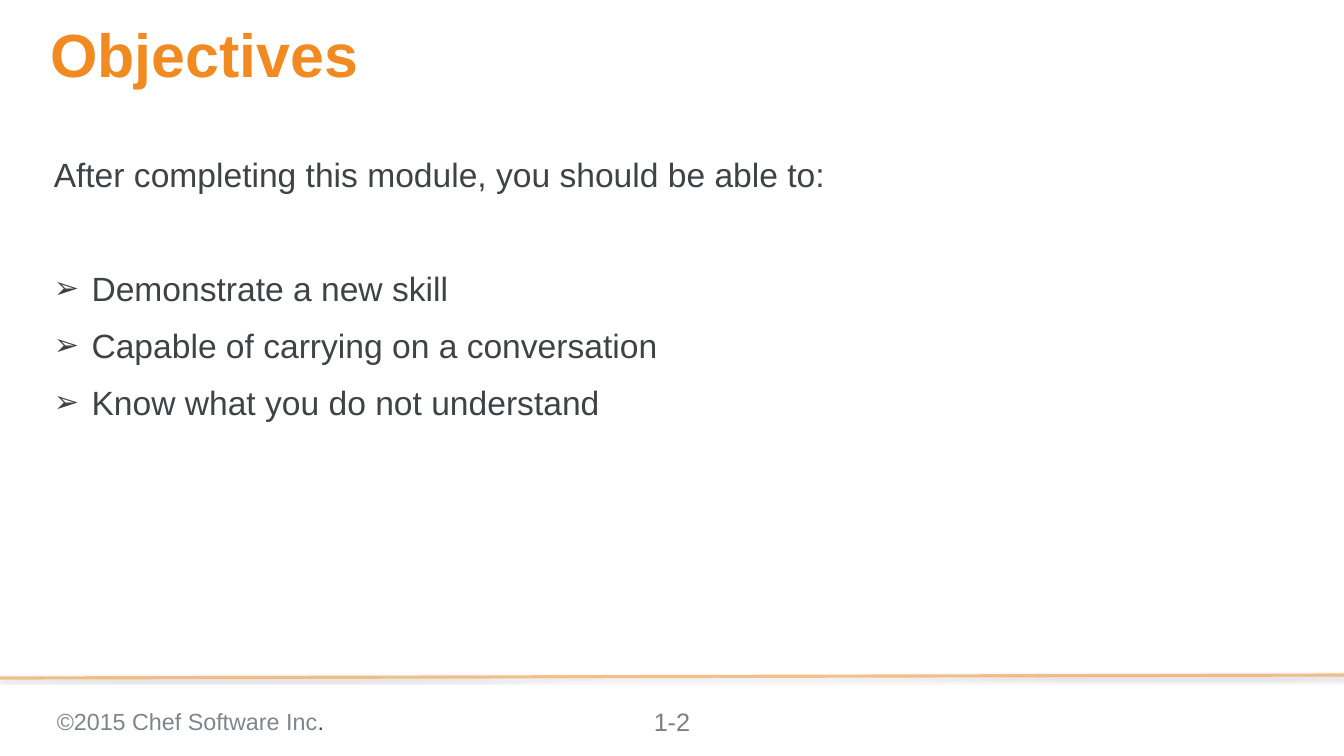
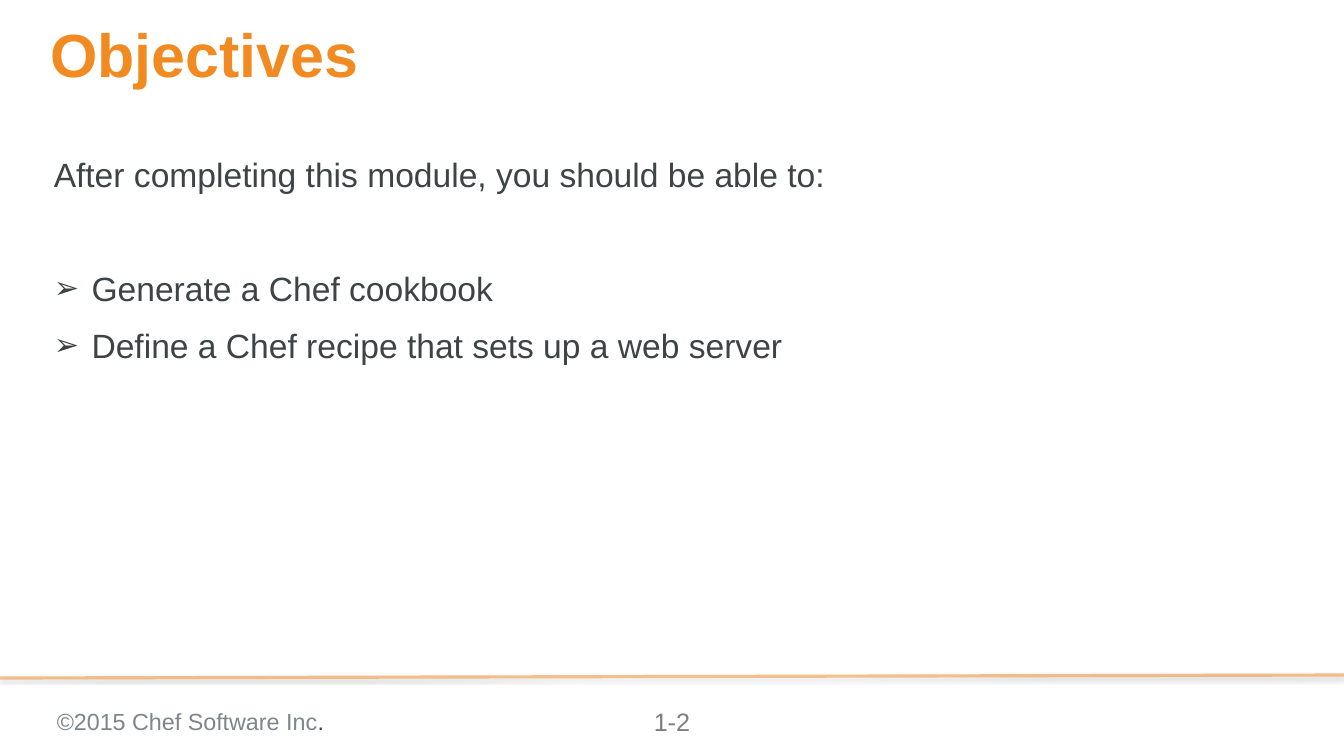
Before and after one commit to nathenharvey/chef-essentials, a slide deck: slide 2 of 03-Cookbooks-windows.pptx. Drawn at 1344x756 pixels with LibreOffice and Linux fonts; fonts in the diff are those of the drawing; background and template pictures are left out. Boxes give left, top, right and bottom in pixels: in the first picture for what was removed or moved away, otherwise in the second. Text is boxed around its words. In the diff, an @@ line names an element or a change of style, - is before the commit and + after.

Commit message:
Fixed the POTX was saved instead of PPTX for Cookbooks

```diff
--- a/03-Cookbooks-windows.pptx
+++ b/03-Cookbooks-windows.pptx
@@ text at [92, 276, 782, 365]: text changed @@
-➢ Demonstrate a new skill
-➢ Capable of carrying on a conversation
-➢ Know what you do not understand
+➢ Generate a Chef cookbook
+➢ Define a Chef recipe that sets up a web server
```
Also in this commit, not shown: 30 slides added.
